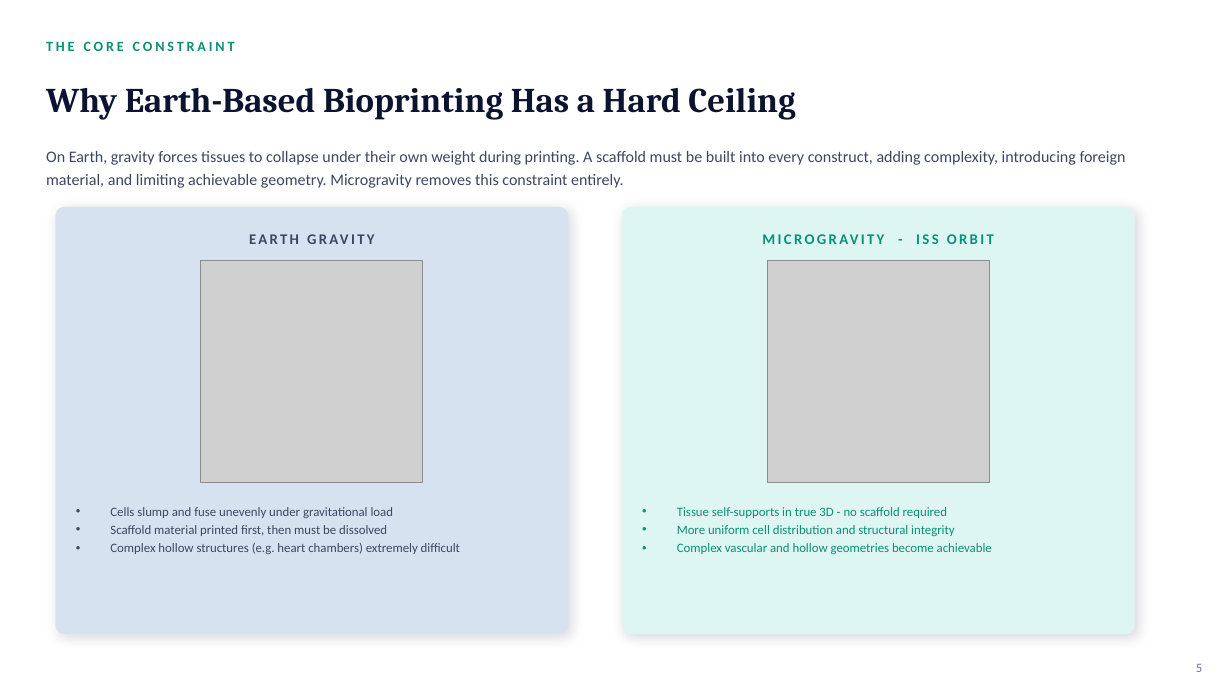
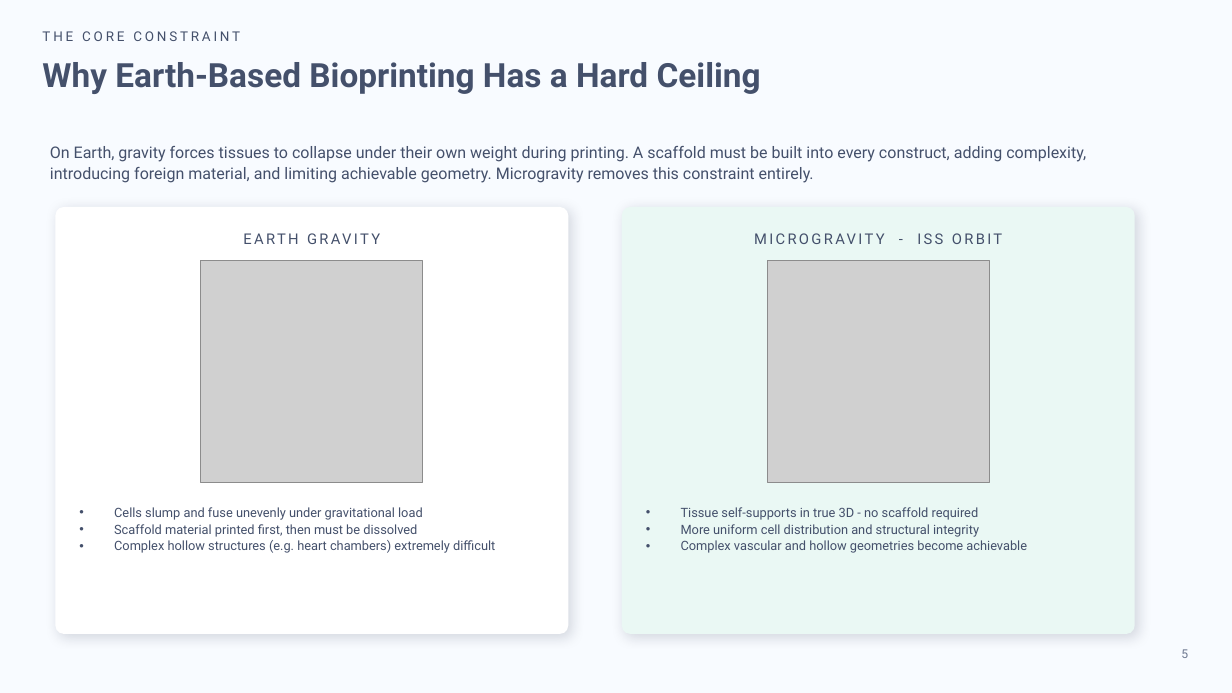
Before and after one commit to anthonyleedu/anthonyleedu, a slide deck: slide 5 of Samuel Space Organ and Tissue Engineering - Investor Presentation (2).pptx. Drawn at 1232x693 pixels with LibreOffice and Linux fonts; fonts in the diff are those of the drawing; grey boxes stand for pictures. Boxes give left, top, right and bottom in pixels: in the first picture for what was removed or moved away, otherwise in the second. Text is boxed around its words. In the diff, an @@ line names an element or a change of style, - is before the commit and + after.

```diff
--- a/Samuel Space Organ and Tissue Engineering - Investor Presentation (2).pptx
+++ b/Samuel Space Organ and Tissue Engineering - Investor Presentation (2).pptx
@@ background #FFFFFF to #F8FBFF @@
@@ text "THE CORE CONSTRAINT": place and size @@
-text "THE CORE CONSTRAINT" at <box>46,41,235,51</box>
+text "THE CORE CONSTRAINT" at <box>42,31,240,41</box>
@@ text "THE CORE CONSTRAINT" at <box>42,31,240,41</box>: size 11 to 10.5 pt, font Calibri to Roboto, text colour #0A8F78 to #44506B, bold off; line spacing 1 to 1.08; vertical alignment middle to top @@
@@ text "Why Earth-Based Bioprinting Has a ...": place and size @@
-text "Why Earth-Based Bioprinting Has a ..." at <box>46,88,795,120</box>
+text "Why Earth-Based Bioprinting Has a ..." at <box>42,62,761,94</box>
@@ text "Why Earth-Based Bioprinting Has a ..." at <box>42,62,761,94</box>: size 27 to 26 pt, font Cambria to Roboto, text colour #0B1330 to #44506B; line spacing 1 to 1.08; vertical alignment middle to top @@
@@ text "On Earth, gravity forces tissues ..." at <box>50,146,1086,183</box>: font Calibri to Roboto, text colour #3D4663 to #44506B; line spacing 1.2 to 1.08; vertical alignment middle to top @@
@@ rounded rectangle at <box>55,207,568,634</box>: fill #D7E2F0 to #FFFFFF @@
@@ rounded rectangle at <box>622,207,1135,634</box>: fill #DEF6F1 to #EAF8F4 @@
@@ text "EARTH GRAVITY" at <box>55,226,568,251</box>: font Calibri to Roboto, text colour #3D4663 to #44506B, bold off; line spacing 1 to 1.08; vertical alignment middle to top @@
@@ text "MICROGRAVITY - ISS ORBIT" at <box>622,226,1135,251</box>: font Calibri to Roboto, text colour #0A8F78 to #44506B, bold off; line spacing 1 to 1.08; vertical alignment middle to top @@
@@ text "Cells slump and fuse unevenly ..." at <box>114,507,495,553</box>: font Calibri to Roboto, text colour #3D4663 to #44506B; line spacing 1.18 to 1.08 @@
@@ text "Tissue self-supports in true 3D ..." at <box>681,507,1027,553</box>: font Calibri to Roboto, text colour #0A8F78 to #44506B; line spacing 1.18 to 1.08 @@
@@ text "5": place and size @@
-text "5" at <box>1196,664,1202,672</box>
+text "5" at <box>1181,649,1188,658</box>
@@ text "5" at <box>1181,649,1188,658</box>: size 10 to 9.5 pt, font Calibri to Roboto, text colour #64739A to #6D7890; vertical alignment middle to top @@
```
Also in this commit, not shown: 20 other slides changed.
